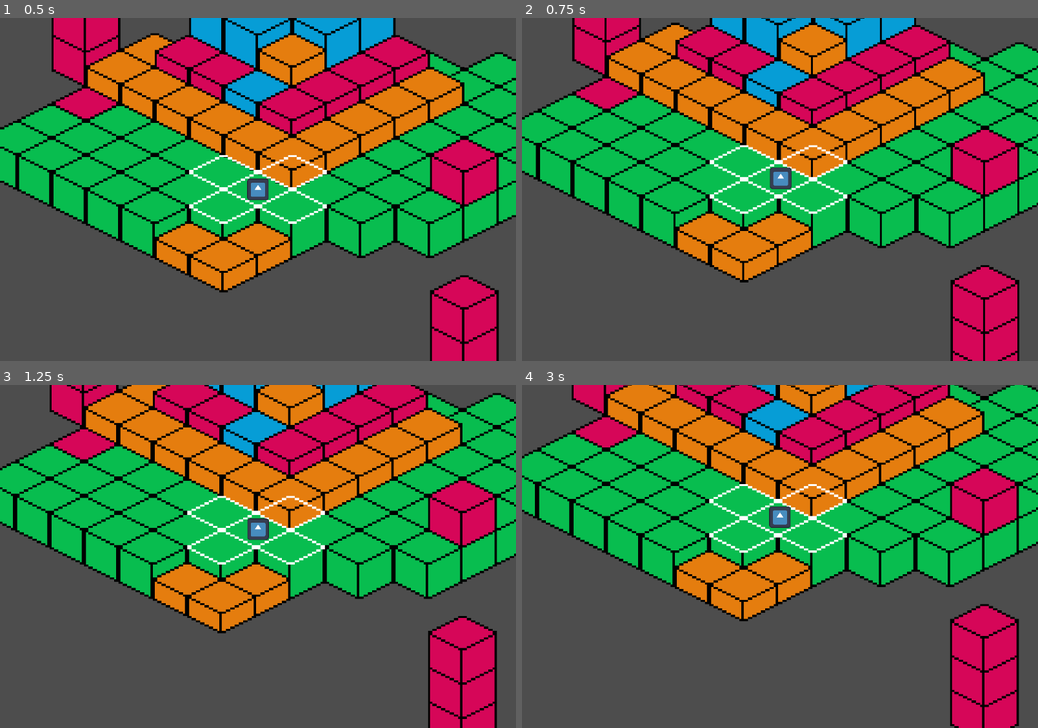
Above: before the commit, frames 1-4 (two rows, left to right).
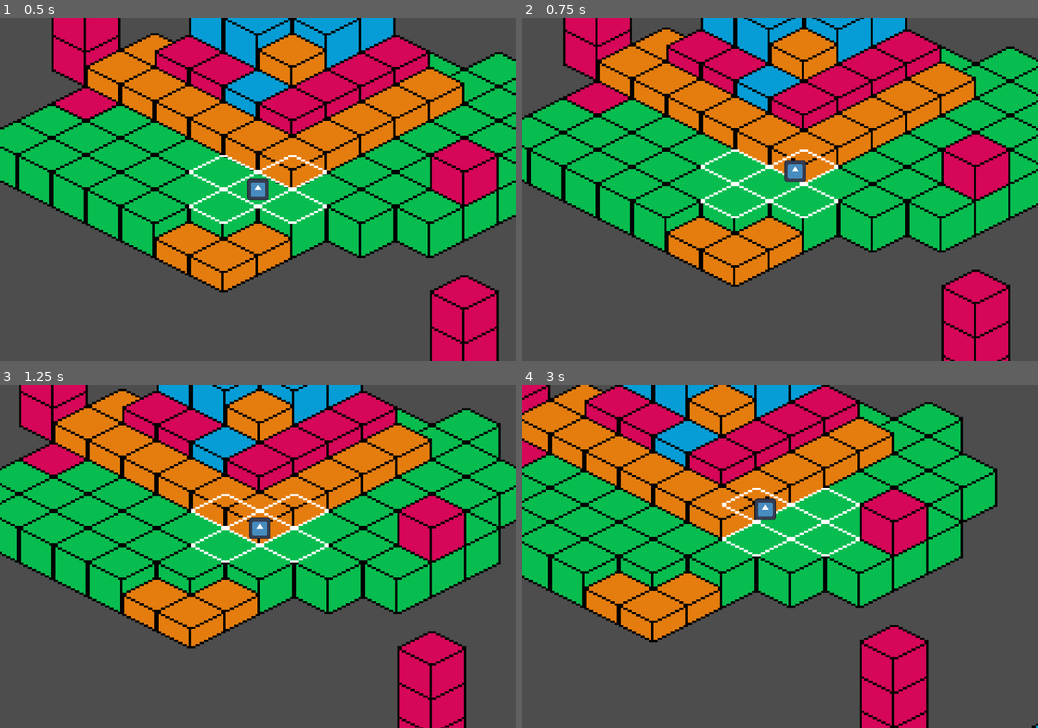
Above: after the commit, the same moments.

Repository: martinsi26/GameJam2024
Game: Godot game, scene res://Map.tscn
Two runs of this game, one before a commit and one after it. Both use one fixed random seed, a clock stepped at 60 frames per second and the inputs below. The engine's default icon, where the game draws it, is replaced by a stand-in: a white triangle on a blue panel in a dark square. Sound files missing from this copy of the repository are replaced by a short silence.
Inputs (mouse positions are in pixels of both pictures, inside the frame that each line leads up to):
- Up to frame 1 (0.5 s): no input
- Up to frame 2 (0.75 s): tap Enter at 0.5 s; move the mouse to (893, 172) at 0.52 s; hold D (move_right) from 0.53 s (still down); tap Down (camera_down) at 0.6 s
- Up to frame 3 (1.25 s): keep holding D (move_right)
- Up to frame 4 (3 s): move the mouse to (676, 573) at 1.27 s; release D (move_right) at 1.28 s; hold S (move_down) 1.28-2.03 s; tap = (camera_zoom_in) at 1.35 s; move the mouse to (831, 481) at 2.02 s; hold D (move_right) 2.03-2.78 s; tap - (camera_zoom_out) at 2.1 s; move the mouse to (754, 625) at 2.77 s; hold W (move_up) from 2.78 s (still down); tap Down (camera_down) at 2.85 s

Frame 1 is identical in both runs. In frame 2, 21% of the frame differs, in the area x 0-100%, y 0-100%; in frame 3, 37%; in frame 4, 57%.

Commit message:
fixed my own mess up

Diff:
--- a/gamejam2024/Beats/beat.gd
+++ b/gamejam2024/Beats/beat.gd
@@ -5,8 +5,9 @@
 @export var active = true
 @export var control: Vector2
 
+#Put this in each map
 #beats.level = 1
-#beats._ready()
+#beats._ready() #idk if you rlly need this one though
 
 func _ready() -> void:
 	while(active):
@@ -20,8 +21,8 @@
 	# Compensate for output latency.
 	time -= AudioServer.get_output_latency()
 	print("Time is: ", time)
-	print("Control is: ", control)
+	#print("Control is: ", control)
 
 
-	if time >= (2.0 / (level * 2)) && !control:
-		pass
+	#if time >= (2.0 / (level * 2)) && !control:
+		#pass
--- a/gamejam2024/Fish.gd
+++ b/gamejam2024/Fish.gd
@@ -27,7 +27,7 @@
 
 func _process(delta):
 
-	#print("process control ", beats.control)
+	print("process control ", beats.control)
 	if is_moving:
 		var move_pos = map.get_tile_center(target_tile.x, target_tile.y, target_layer)
 		print(move_pos)
@@ -36,9 +36,10 @@
 				#move_pos.y += 16
 			#else:
 				#move_pos.y -= 16
+		print("main, ", beats.control)
+		#if !beats.control:
 
-		if !beats.control:
-			beats.control = position.move_toward(move_pos, speed * delta)  # Adjust speed as needed
+		beats.control = position.move_toward(move_pos, speed * delta)  # Adjust speed as needed
 			#position = position.move_toward(move_pos, speed * delta)  # Adjust speed as needed
 		position = beats.control
 		if position.distance_to(move_pos) < 1:  # Threshold for stopping
